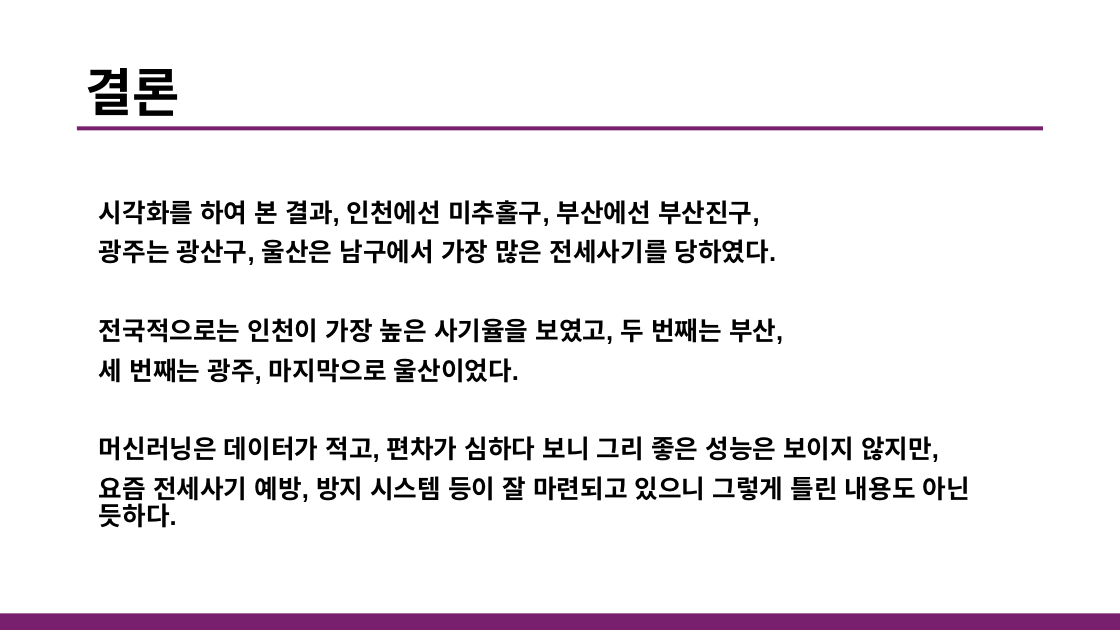
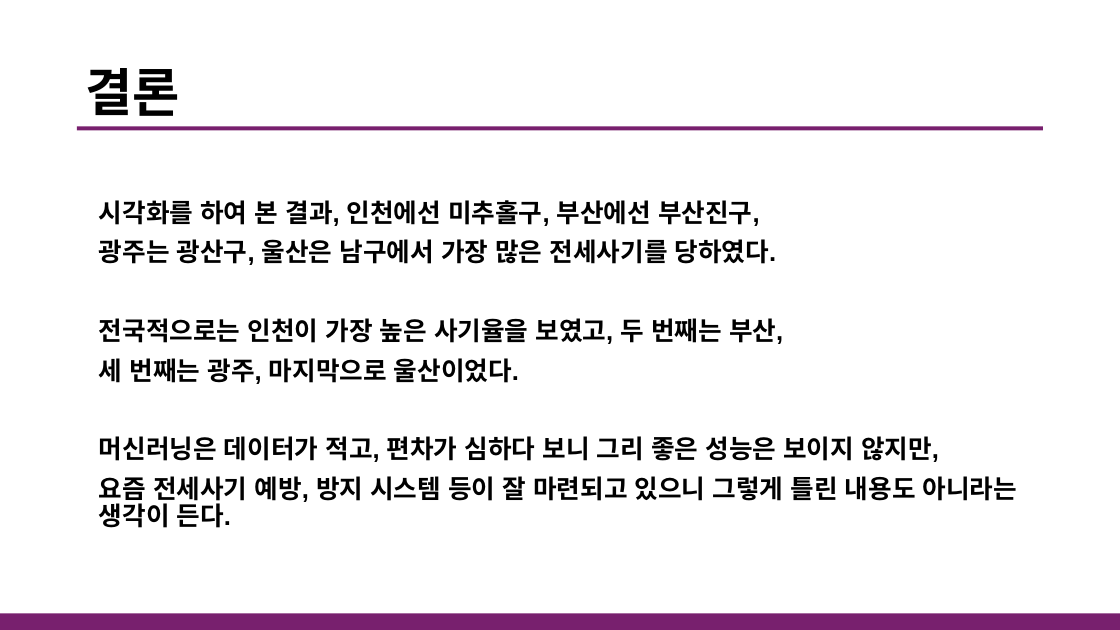
Before and after one commit to oneiric577/BigData-Project_2025, a slide deck: slide 19 of 202144022(KSS_Big_Data).pptx. Drawn at 1120x630 pixels with LibreOffice and Linux fonts; fonts in the diff are those of the drawing. Boxes give left, top, right and bottom in pixels: in the first picture for what was removed or moved away, otherwise in the second. Text is boxed around its words. In the diff, an @@ line names an element or a change of style, - is before the commit and + after.

```diff
--- a/202144022(KSS_Big_Data).pptx
+++ b/202144022(KSS_Big_Data).pptx
@@ text at <box>99,476,1017,528</box>: text changed @@
-요즘 전세사기 예방, 방지 시스템 등이 잘 마련되고 있으니 그렇게 틀린 내용도 아닌 듯하다.
+요즘 전세사기 예방, 방지 시스템 등이 잘 마련되고 있으니 그렇게 틀린 내용도 아니라는 생각이 든다.
```
Also in this commit, not shown: 4 other slides changed, 1 other file.
